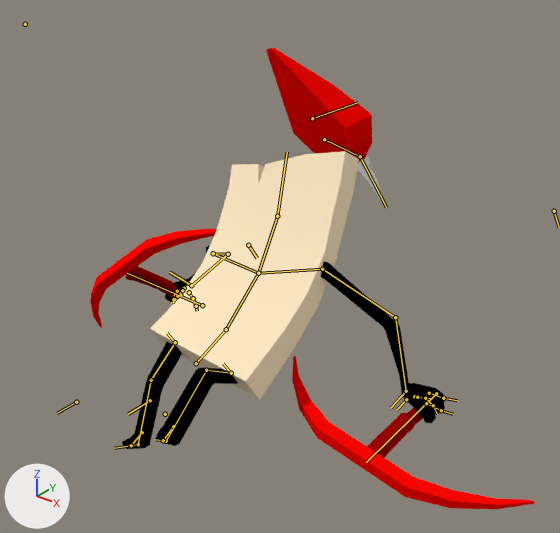
The Blender file Spellers/Units/Fire_4.blend, before and after one commit.
The view is the same before and after, from a camera (50 mm lens) standing at (71.9, -64.9, 82.8) and looking at (2.4, 22.0, 29.0). The axes (+X, +Y, +Z) are drawn at lower left. The lights are the same throughout. Both versions are drawn at frame 25 of the action 'Dying'; the numbers are the values there. The bones that bend it are drawn over the model as lines.

In view in the first picture: 'Fire_4'.
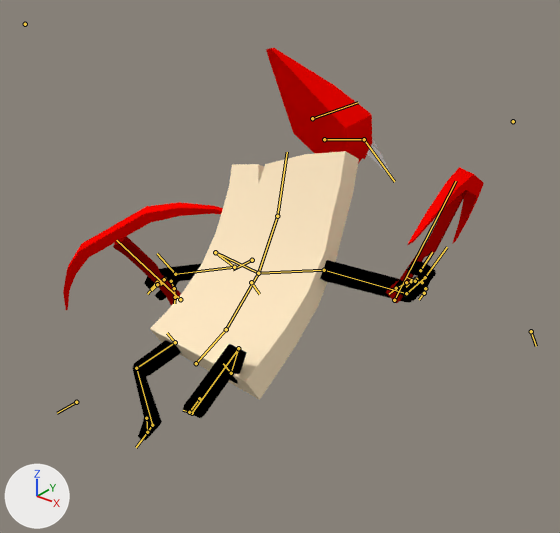
What the commit changed:
Bone 'Foot_ctr.L' (bone_foot_ctr_l) moves from (-2.6, 10.8, 18.3) to (-3.7, 7.0, 21.1).
Bone 'Foot_ctr.R' (bone_foot_ctr_r) moves from (2.2, 0.0, 1.3) to (1.7, -3.1, 3.6).
Bone 'Foot_ctr.R' (bone_foot_ctr_r) turns from (20, 3, -10) to (-38, 3, -10) degrees about its own x, y and z.
Bone 'Knee_Pole.L' (bone_knee_pole_l) moves from (-1.6, 3.6, 13.5) to (-6.0, -11.2, 28.8).
Bone 'Hand_ctr.L' (bone_hand_ctr_l) moves from (-15.5, -2.2, -17.3) to (-11.7, 7.2, 0.4).
Bone 'Hand_ctr.L' (bone_hand_ctr_l) turns from (152, 18, 7) to (43, -39, -57) degrees about its own x, y and z.
Bone 'Hand_ctr.R' (bone_hand_ctr_r) moves from (7.3, -3.5, -11.1) to (8.4, -5.0, -5.7).
Bone 'Hand_ctr.R' (bone_hand_ctr_r) turns from (95, -22, 32) to (80, -12, 40) degrees about its own x, y and z.
Bone 'Bone_Wing_001' (bone_bone_wing_001) turns from (-7, 2, 12) to (2, 0, -1) degrees about its own x, y and z.
Bone 'Bone_Wing_002' (bone_bone_wing_002) turns from (-34, -3, 27) to (-33, 11, 23) degrees about its own x, y and z.
Bone 'Clavicle.L' (bone_clavicle_l) turns from (0, 0, 0) to (-2, 0, 0) degrees about its own x, y and z.
Bone 'Clavicle.R' (bone_clavicle_r) turns from (0, 0, 0) to (-2, 0, -2) degrees about its own x, y and z.
Bone 'Elbow_Pole.L' (bone_elbow_pole_l) moves from (0.8, 0.6, 35.5) to (2.4, 13.1, 20.0).
Bone 'Elbow_Pole.R' (bone_elbow_pole_r) moves from (-0.6, -0.5, 9.9) to (-4.6, 9.9, 7.6).

What differs and where, as boxes [x1, y1, x2, y2] in the pictures (560 x 533 px):
'Fire_4', posed (15% shorter)
    before: [90, 48, 535, 509]
    after: [63, 48, 484, 440]
bone 'Foot_ctr.L', root to tip
    before: (166, 441) to (163, 440)
    after: (192, 413) to (189, 412)
bone 'Foot_ctr.R', root to tip
    before: (138, 444) to (131, 445)
    after: (152, 425) to (147, 432)
bone 'Knee_Pole.L', root to tip
    before: (150, 400) to (128, 414)
    after: (252, 260) to (233, 269)
bone 'Hand_ctr.L', root to tip
    before: (406, 391) to (390, 408)
    after: (425, 277) to (447, 247)
bone 'Hand_ctr.R', root to tip
    before: (191, 285) to (169, 272)
    after: (175, 274) to (157, 253)
bone 'Bone_Wing_001', root to tip
    before: (324, 139) to (360, 156)
    after: (324, 139) to (364, 139)
bone 'Bone_Wing_002', root to tip
    before: (360, 156) to (386, 207)
    after: (364, 139) to (394, 181)
bone 'Clavicle.L', root to tip
    before: (258, 273) to (322, 269)
    after: (258, 273) to (324, 270)
bone 'Clavicle.R', root to tip
    before: (258, 273) to (213, 253)
    after: (258, 273) to (215, 252)
bone 'Elbow_Pole.L', root to tip
    before: (554, 211) to (559, 227)
    after: (531, 331) to (536, 346)
bone 'Elbow_Pole.R', root to tip
    before: (248, 245) to (257, 258)
    after: (251, 282) to (259, 294)
